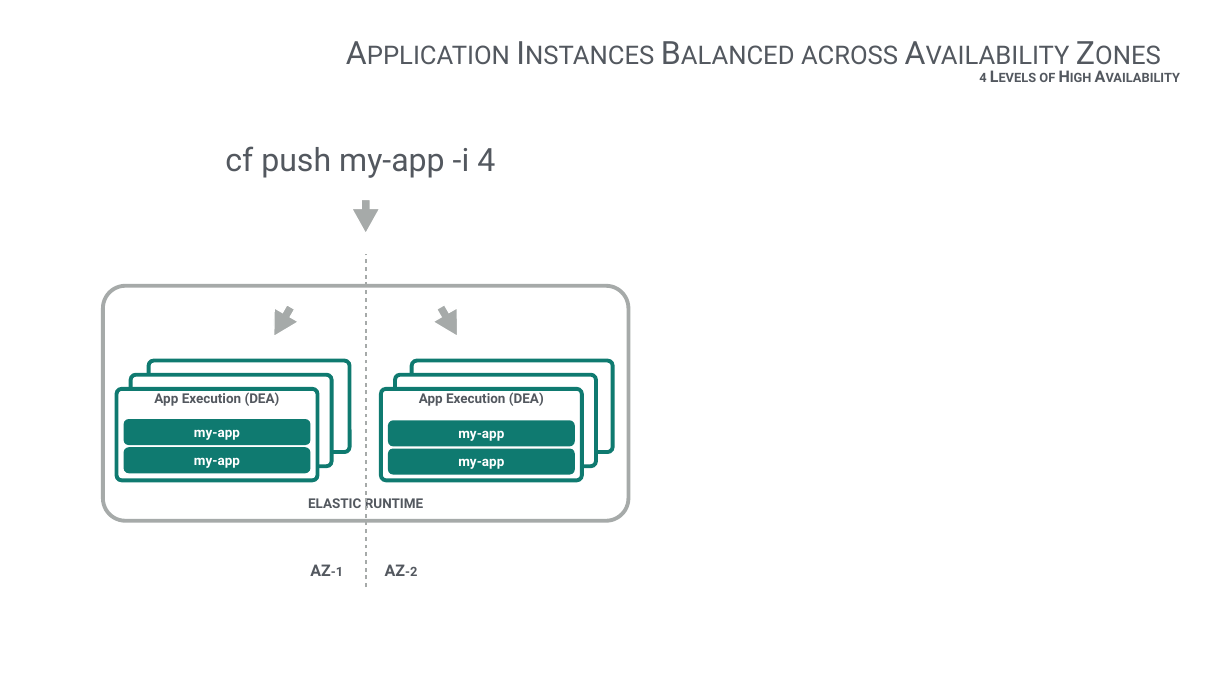
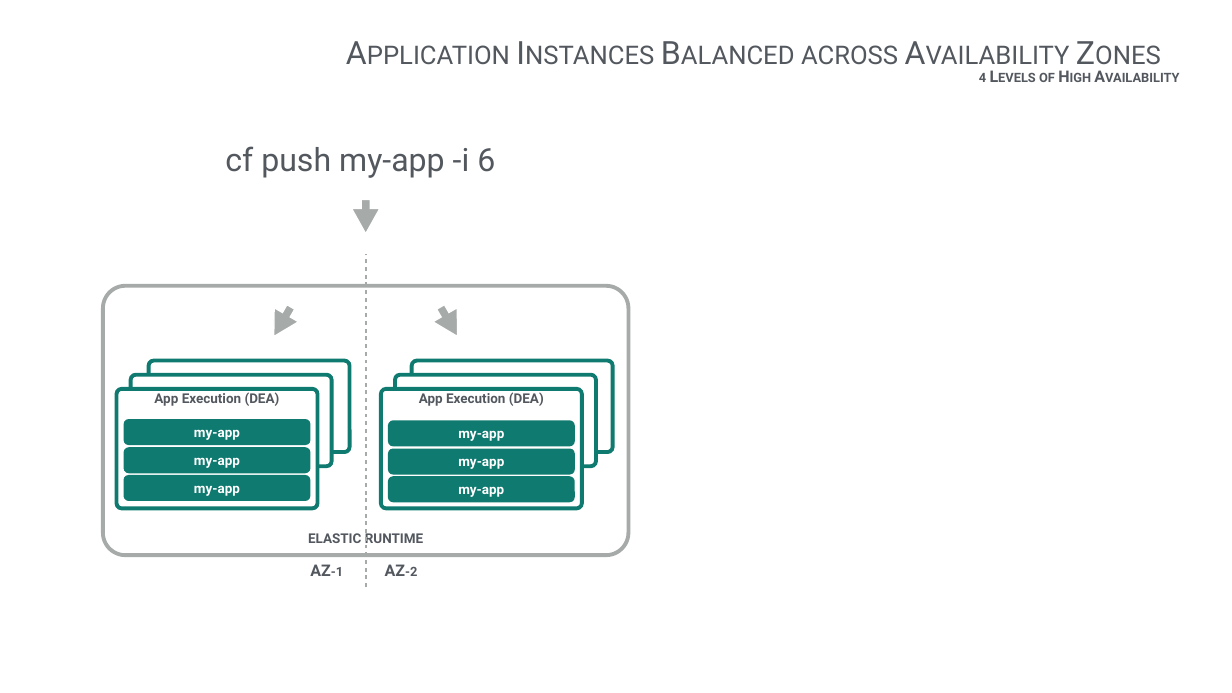
Before and after one commit to krujos/pcf-workshop, a slide deck: slide 24 of overview/Technical_Overview.pptx. Drawn at 1232x693 pixels with LibreOffice and Linux fonts; fonts in the diff are those of the drawing; background and template pictures are left out. Boxes give left, top, right and bottom in pixels: in the first picture for what was removed or moved away, otherwise in the second. Text is boxed around its words. In the diff, an @@ line names an element or a change of style, - is before the commit and + after.

```diff
--- a/overview/Technical_Overview.pptx
+++ b/overview/Technical_Overview.pptx
@@ text at <box>225,146,495,178</box>: text changed @@
-cf push my-app -i 4
+cf push my-app -i 6
@@ rounded rectangle "ELASTIC RUNTIME": place and size @@
-rounded rectangle "ELASTIC RUNTIME" at <box>103,286,628,521</box>
+rounded rectangle "ELASTIC RUNTIME" at <box>103,286,628,555</box>
@@ proportions changed in 3 elements at <box>103,286,628,555</box>, <box>381,389,582,509</box>, <box>116,389,317,509</box> @@
@@ rounded rectangle "App Execution (DEA)": place and size @@
-rounded rectangle "App Execution (DEA)" at <box>116,389,317,480</box>
+rounded rectangle "App Execution (DEA)" at <box>116,389,317,509</box>
@@ rounded rectangle "App Execution (DEA)": place and size @@
-rounded rectangle "App Execution (DEA)" at <box>381,389,582,480</box>
+rounded rectangle "App Execution (DEA)" at <box>381,389,582,509</box>
@@ rounded rectangle "my-app": place and size @@
-rounded rectangle "my-app" at <box>124,447,311,473</box>
+rounded rectangle "my-app" at <box>123,475,310,501</box>
@@ rounded rectangle "my-app": place and size @@
-rounded rectangle "my-app" at <box>388,449,575,474</box>
+rounded rectangle "my-app" at <box>388,476,575,502</box>
```
Also in this commit, not shown: 12 other slides changed, 4 slides added, 2 slides removed.
